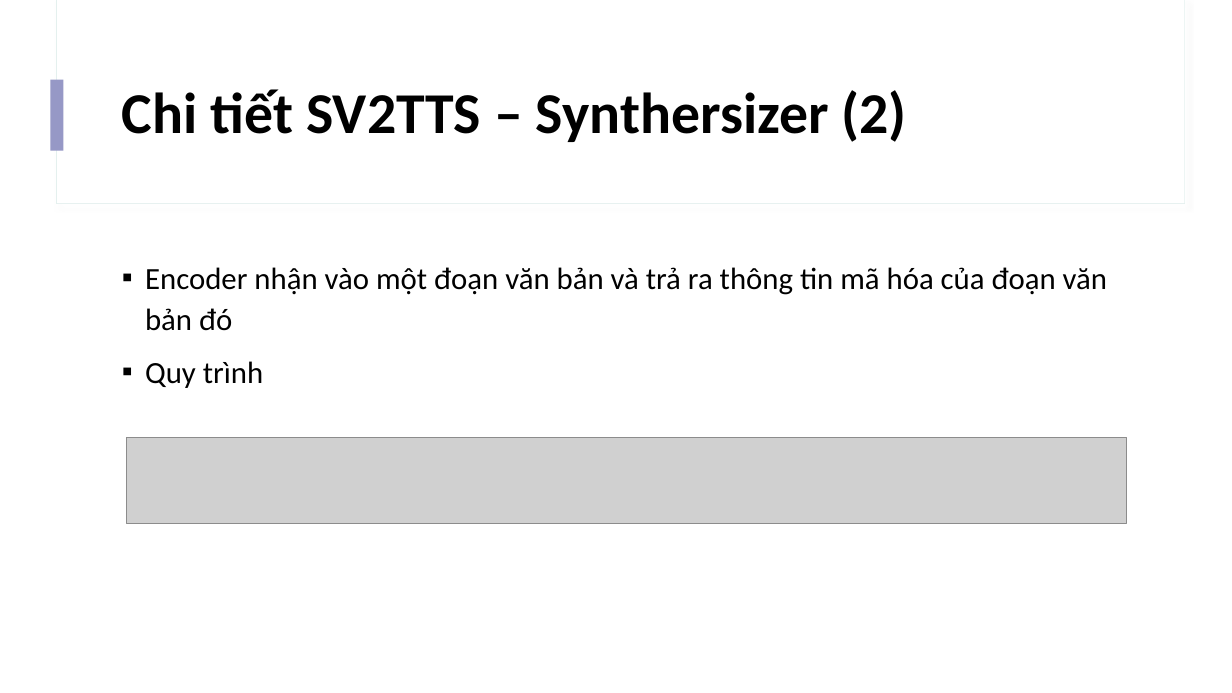
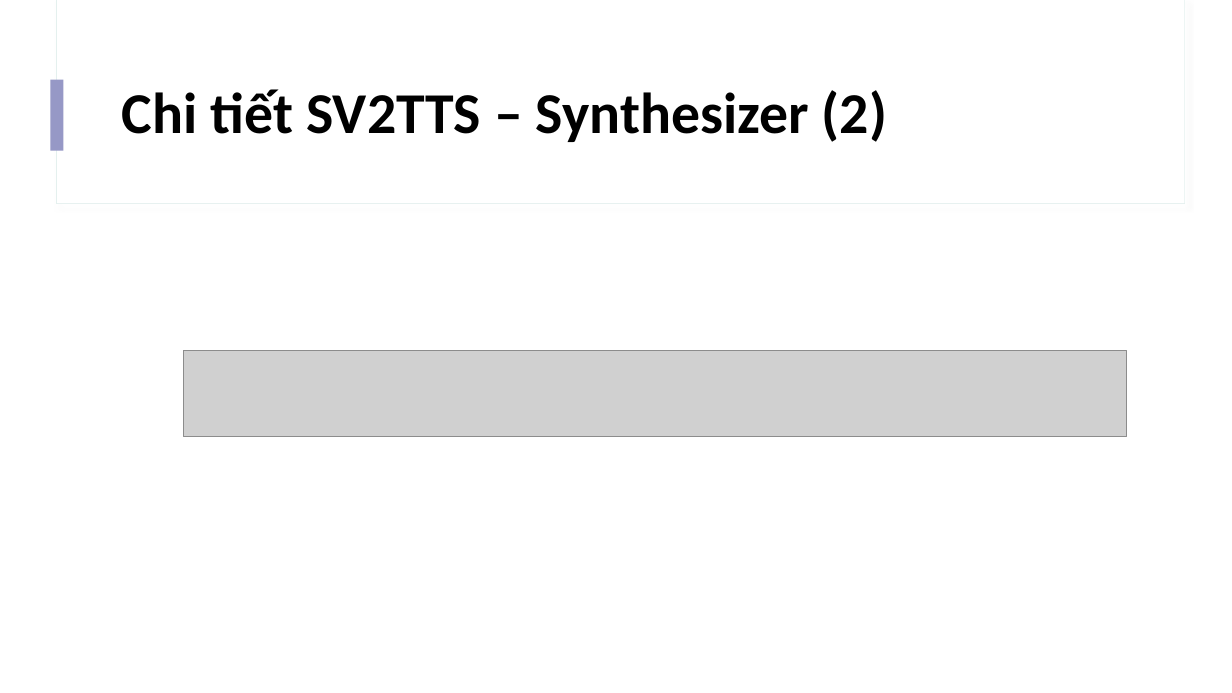
Before and after one commit to IrisStream/Machine-Learning, a slide deck: slide 17 of Voice_Cloning/Slide.pptx. Drawn at 1232x693 pixels with LibreOffice and Linux fonts; fonts in the diff are those of the drawing; grey boxes stand for pictures. Boxes give left, top, right and bottom in pixels: in the first picture for what was removed or moved away, otherwise in the second. Text is boxed around its words. In the diff, an @@ line names an element or a change of style, - is before the commit and + after.

Commit message:
synthesizer: encoder + attention

```diff
--- a/Voice_Cloning/Slide.pptx
+++ b/Voice_Cloning/Slide.pptx
@@ title at <box>122,89,887,142</box>: text changed @@
-Chi tiết SV2TTS – Synthersizer (2)
+Chi tiết SV2TTS – Synthesizer (2)
@@ text removed at <box>145,267,1107,388</box> @@
-▪ Encoder nhận vào một đoạn văn bản và trả ra thông tin mã hóa của đoạn văn bản đó
-▪ Quy trình
@@ picture added at <box>183,350,1127,437</box> @@
@@ picture removed at <box>127,437,1128,523</box> @@
```
Also in this commit, not shown: 5 other slides changed, 1 slide added.
